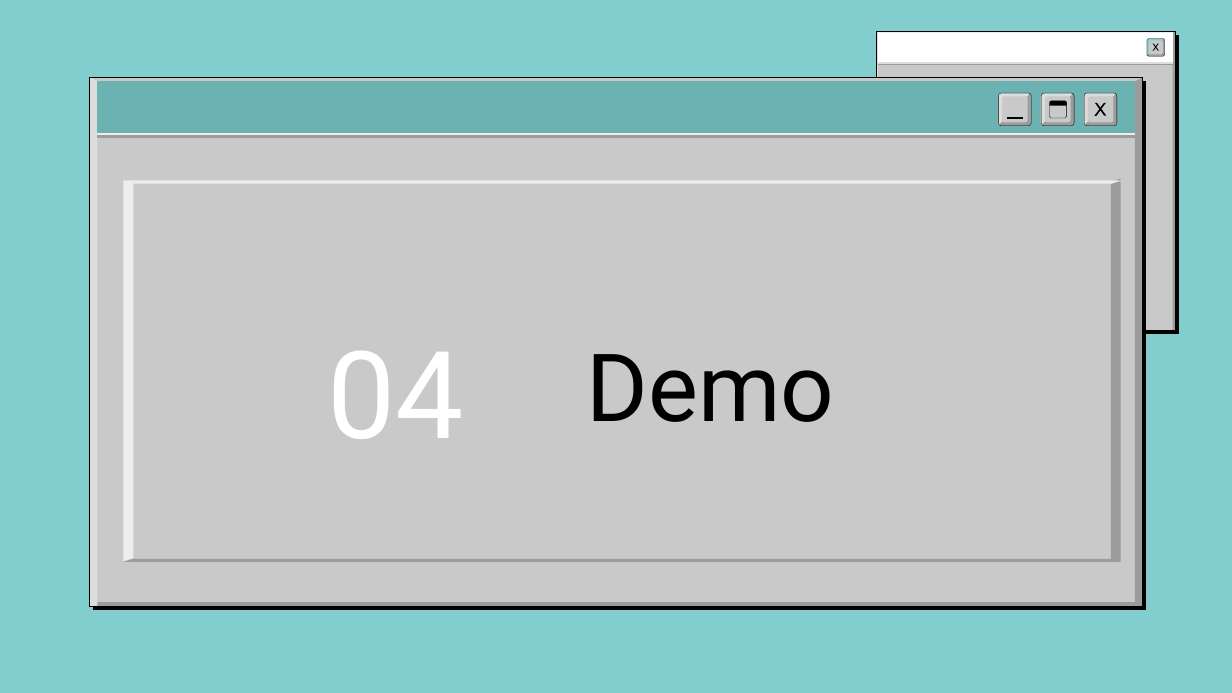
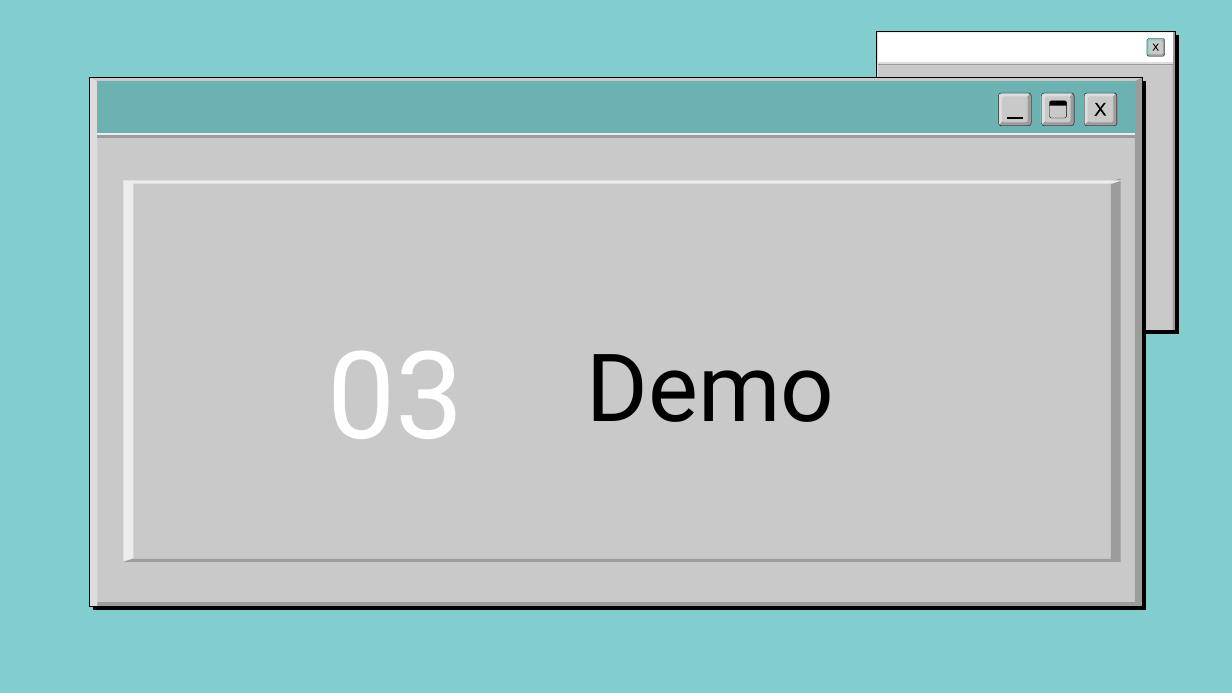
Before and after one commit to kabizzle/Word-Guessing-App, a slide deck: slide 10 of IT_Slides___1_.pptx (slide 11 before the commit). Drawn at 1232x693 pixels with LibreOffice and Linux fonts; fonts in the diff are those of the drawing; background and template pictures are left out. Boxes give left, top, right and bottom in pixels: in the first picture for what was removed or moved away, otherwise in the second. Text is boxed around its words. In the diff, an @@ line names an element or a change of style, - is before the commit and + after.

```diff
--- a/IT_Slides___1_.pptx
+++ b/IT_Slides___1_.pptx
@@ title at (327, 351, 464, 439): text changed @@
-04
+03
```
Also in this commit, not shown: 3 other slides changed, 4 slides added, 2 slides removed.
